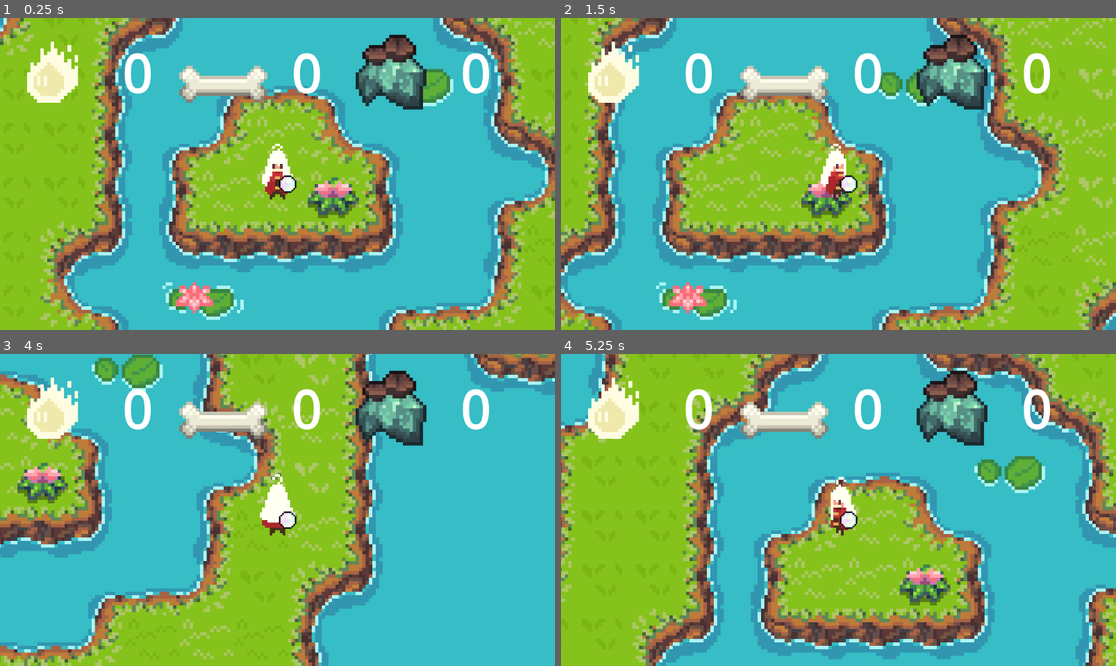
Above: before the commit, frames 1-4 (two rows, left to right).
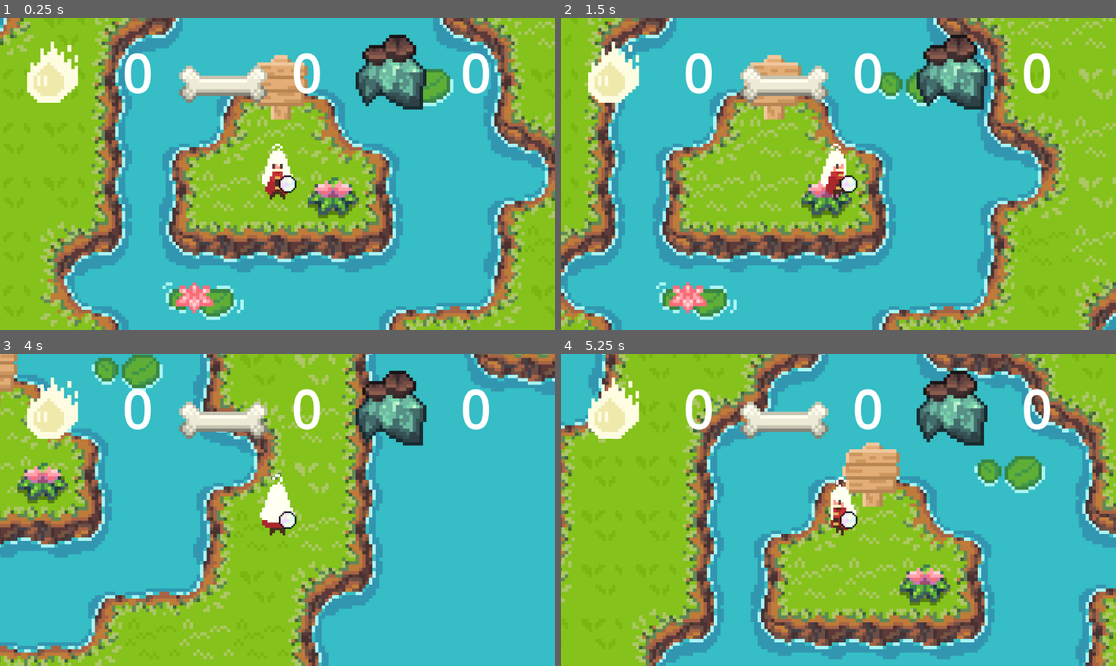
Above: after the commit, the same moments.

Repository: gemstixs/final-project
Game: Godot game, scene res://scenes/main_scene.tscn
Same seed, same stepped clock (60 frames per second), same inputs: the game is played once before the commit and once after it.
Inputs (mouse positions are in pixels of both pictures, inside the frame that each line leads up to):
- Up to frame 1 (0.25 s): no input
- Up to frame 2 (1.5 s): click (849, 86) at 0.52 s; tap Enter at 1.25 s; hold D (right) from 1.28 s (still down)
- Up to frame 3 (4 s): release D (right) at 2.03 s; hold S (down) 2.03-2.78 s; hold D (right) 2.78-3.53 s; hold W (up) from 3.53 s (still down)
- Up to frame 4 (5.25 s): release W (up) at 4.28 s; hold A (left) from 4.28 s (still down)

The runs differ from the first frame. In frame 1, 1.2% of the frame differs, in the area x 46-56%, y 11-33%; in frame 2, 0.9%; in frame 3, 0.3%; in frame 4, 1.6%, in the area x 50-62%, y 28-49%.

Commit message:
popup instructions
this still doesn't work. what if I cried.

Diff:
--- a/popup.gd
+++ /dev/null
@@ -1,8 +0,0 @@
-extends Node2D
-@onready var popup = $Window
-# Called when the node enters the scene tree for the first time.
-func _ready():
-	popup.show()
-
-func _on_window_close_requested():
-	popup.hide()
--- /dev/null
+++ b/scenes/PopupPanel.gd
@@ -0,0 +1,7 @@
+extends Panel
+
+func _ready():
+	hide()
+
+func _on_texture_button_pressed():
+	show()
--- /dev/null
+++ b/scenes/instruction_sign.tscn
@@ -0,0 +1,53 @@
+[gd_scene load_steps=3 format=3 uid="uid://sdde5rejmmbc"]
+
+[ext_resource type="Script" path="res://scenes/PopupPanel.gd" id="1_ehijy"]
+[ext_resource type="Texture2D" uid="uid://ltdjvd04sugb" path="res://art/sign.png" id="1_xehai"]
+
+[node name="InstructionSign" type="Control"]
+layout_mode = 3
+anchor_left = -0.169
+anchor_top = -0.243
+anchor_right = -0.157
+anchor_bottom = -0.227
+offset_left = -5.31198
+offset_top = -8.53601
+offset_right = 12.864
+offset_bottom = 13.096
+scale = Vector2(0.875, 0.875)
+
+[node name="Panel" type="Panel" parent="."]
+visible = false
+offset_left = -85.0
+offset_top = -54.0
+offset_right = 126.0
+offset_bottom = 58.0
+script = ExtResource("1_ehijy")
+
+[node name="Text" type="RichTextLabel" parent="Panel"]
+offset_left = 6.0
+offset_top = 1.0
+offset_right = 206.0
+offset_bottom = 104.0
+text = "welcome to game maker island!
+you are here because you have an Idea for a game. on this island, you can collect things to make your game. collect the sprites from the forest grown by generous artists, and the code bones from the skeleton of projects past! you’ll also need a good game engine, which is difficult to come by! you’ll need one that’s easy to use, but also one not involved in the military industrial complex… the only way to find such a rare gem may be to visit the demonic shrine in the tundra of the northeast…
+once you’ve collected everything for your game, visit the portal to a player on the center island! present the portal with your amazing, all original game, and a player will be able to tell you what they think!
+good luck!"
+
+[node name="TextureButton" type="TextureButton" parent="."]
+layout_mode = 1
+anchors_preset = -1
+anchor_left = 0.201
+anchor_top = 0.302
+anchor_right = 0.649
+anchor_bottom = 0.661
+offset_left = -6.432
+offset_top = -9.664
+offset_right = 19.232
+offset_bottom = 18.848
+texture_normal = ExtResource("1_xehai")
+texture_pressed = ExtResource("1_xehai")
+texture_hover = ExtResource("1_xehai")
+texture_disabled = ExtResource("1_xehai")
+texture_focused = ExtResource("1_xehai")
+
+[connection signal="pressed" from="TextureButton" to="Panel" method="_on_texture_button_pressed"]
--- a/scenes/main_scene.tscn
+++ b/scenes/main_scene.tscn
@@ -14,6 +14,8 @@
 [ext_resource type="PackedScene" uid="uid://bm3vnum13y2w8" path="res://resources/demonic_shrine.tscn" id="9_1nu3m"]
 [ext_resource type="PackedScene" uid="uid://blkik506qixfj" path="res://resources/dragon_body.tscn" id="9_tvccl"]
 [ext_resource type="PackedScene" uid="uid://bkyjky2p2agt2" path="res://user interface/inventory_display.tscn" id="10_rs0ue"]
+[ext_resource type="Script" path="res://scenes/PopupPanel.gd" id="11_ec3xl"]
+[ext_resource type="Texture2D" uid="uid://ltdjvd04sugb" path="res://art/sign.png" id="12_07tly"]
 [ext_resource type="Texture2D" uid="uid://0f4iyiod2xtk" path="res://art/PixelWoods/Seasons/winter/terrain.png" id="13_b3lyn"]
 [ext_resource type="Texture2D" uid="uid://idi5o3wjffhb" path="res://art/PixelWoods/Seasons/winter/decorations.png" id="14_u0qtb"]
 
@@ -2250,6 +2252,35 @@
 
 [node name="InventoryDisplay" parent="CanvasLayer" instance=ExtResource("10_rs0ue")]
 
+[node name="Panel" type="Panel" parent="."]
+offset_left = -286.0
+offset_top = -216.0
+offset_right = -75.0
+offset_bottom = -104.0
+script = ExtResource("11_ec3xl")
+
+[node name="Text" type="RichTextLabel" parent="Panel"]
+offset_left = 3.0
+offset_top = 3.0
+offset_right = 203.0
+offset_bottom = 106.0
+text = "welcome to game maker island!
+you are here because you have an Idea for a game. on this island, you can collect things to make your game. collect the sprites from the forest grown by generous artists, and the code bones from the skeleton of projects past! you’ll also need a good game engine, which is difficult to come by! you’ll need one that’s easy to use, but also one not involved in the military industrial complex… the only way to find such a rare gem may be to visit the demonic shrine in the tundra of the northeast…
+once you’ve collected everything for your game, visit the portal to a player on the center island! present the portal with your amazing, all original game, and a player will be able to tell you what they think!
+good luck!"
+
+[node name="TextureButton" type="TextureButton" parent="."]
+anchors_preset = -1
+offset_left = -198.0
+offset_top = -187.0
+offset_right = -166.0
+offset_bottom = -155.0
+texture_normal = ExtResource("12_07tly")
+texture_pressed = ExtResource("12_07tly")
+texture_hover = ExtResource("12_07tly")
+texture_disabled = ExtResource("12_07tly")
+texture_focused = ExtResource("12_07tly")
+
 [node name="map" type="TileMap" parent="."]
 z_index = -5
 z_as_relative = false
--- a/scenes/popup.tscn
+++ /dev/null
@@ -1,20 +0,0 @@
-[gd_scene load_steps=3 format=3 uid="uid://c4yxpnm77cnwt"]
-
-[ext_resource type="Script" path="res://popup.gd" id="1_463ko"]
-[ext_resource type="Texture2D" uid="uid://bunehauvgiah4" path="res://art/forest-objects/PNG/Assets/Curved_tree3.png" id="2_s6spa"]
-
-[node name="Node2D" type="Node2D"]
-script = ExtResource("1_463ko")
-
-[node name="Camera2D" type="Camera2D" parent="."]
-
-[node name="Window" type="Window" parent="."]
-title = "Instructions"
-initial_position = 2
-size = Vector2i(200, 200)
-
-[node name="Sprite2D" type="Sprite2D" parent="Window"]
-scale = Vector2(3, 3)
-texture = ExtResource("2_s6spa")
-
-[connection signal="close_requested" from="Window" to="." method="_on_window_close_requested"]
Binary file added: art/sign.png
Not shown, added: art/sign.png.import
Not shown: 1 places in scenes/main_scene.tscn that only renumber resources
Not shown, changed: .DS_Store
